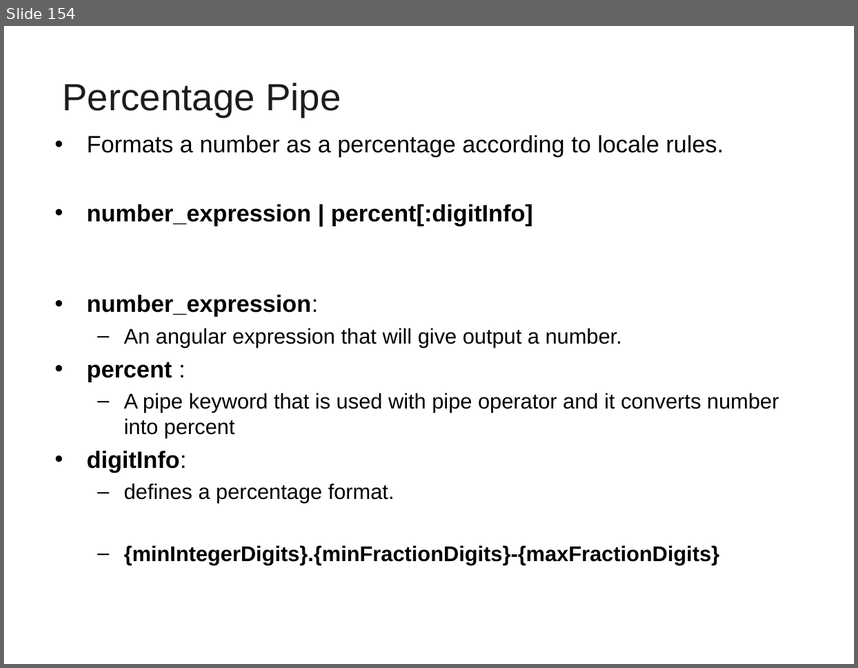
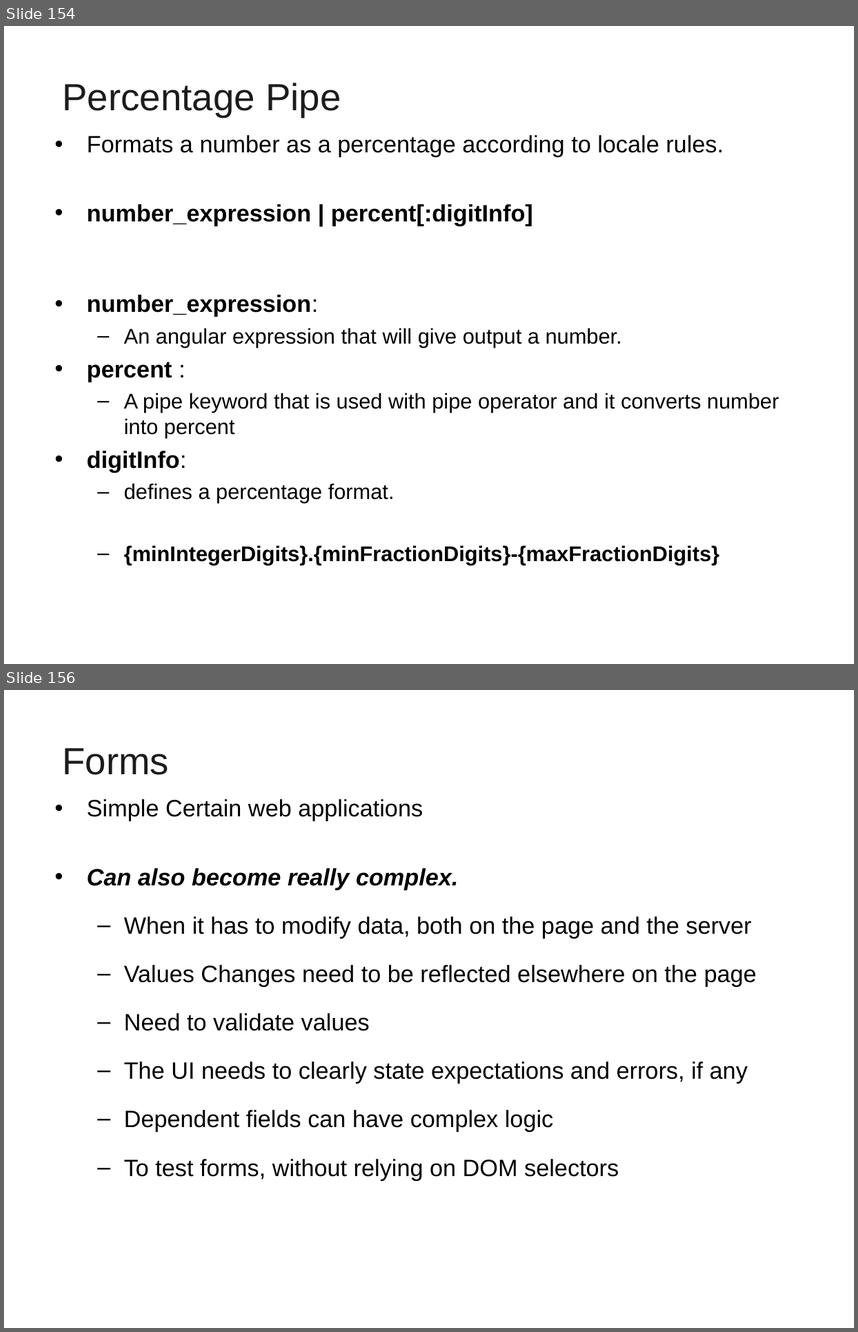
Before and after one commit to vatsanTraining/corejava, a slide deck: Angular_HSBC.ppt. Shown one above the other, each under a label of ours: slide 154 before the commit, slides 154 and 156 after it; the slides between them are not shown. The pictures are 858x668 and 858x1332 pixels, drawn with LibreOffice and Linux fonts; fonts in the diff are those of the drawing; background and template pictures are left out. Boxes give left, top, right and bottom in pixels: in the first picture for what was removed or moved away, otherwise in the second. Text is boxed around its words. In the diff, an @@ line names an element or a change of style, - is before the commit and + after.

```diff
--- a/Angular_HSBC.ppt
+++ b/Angular_HSBC.ppt
@@ slide 156 added at (4, 690, 854, 1328), background picture (left out) @@
@@ title added at (62, 748, 169, 775), 32 pt, text #1C1C1C @@
+Forms
@@ text added at (87, 799, 757, 1180), 20 pt, text #000000 @@
+• Simple Certain web applications
+• Can also become really complex.
+  – When it has to modify data, both on the page and the server
+  – Values Changes need to be reflected elsewhere on the page
+  – Need to validate values
+  – The UI needs to clearly state expectations and errors, if any
+  – Dependent fields can have complex logic
+  – To test forms, without relying on DOM selectors
```
Also in this commit, not shown: 1 slide changed, 12 other slides added.
